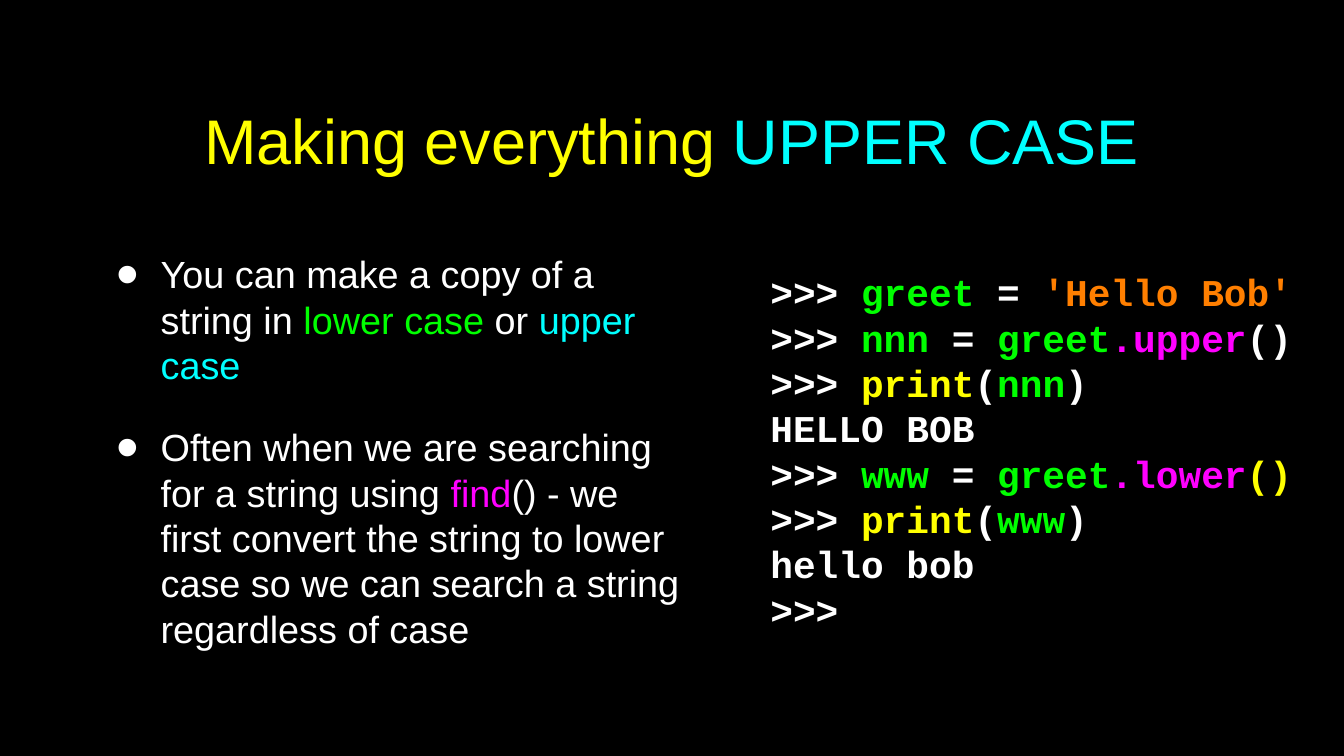
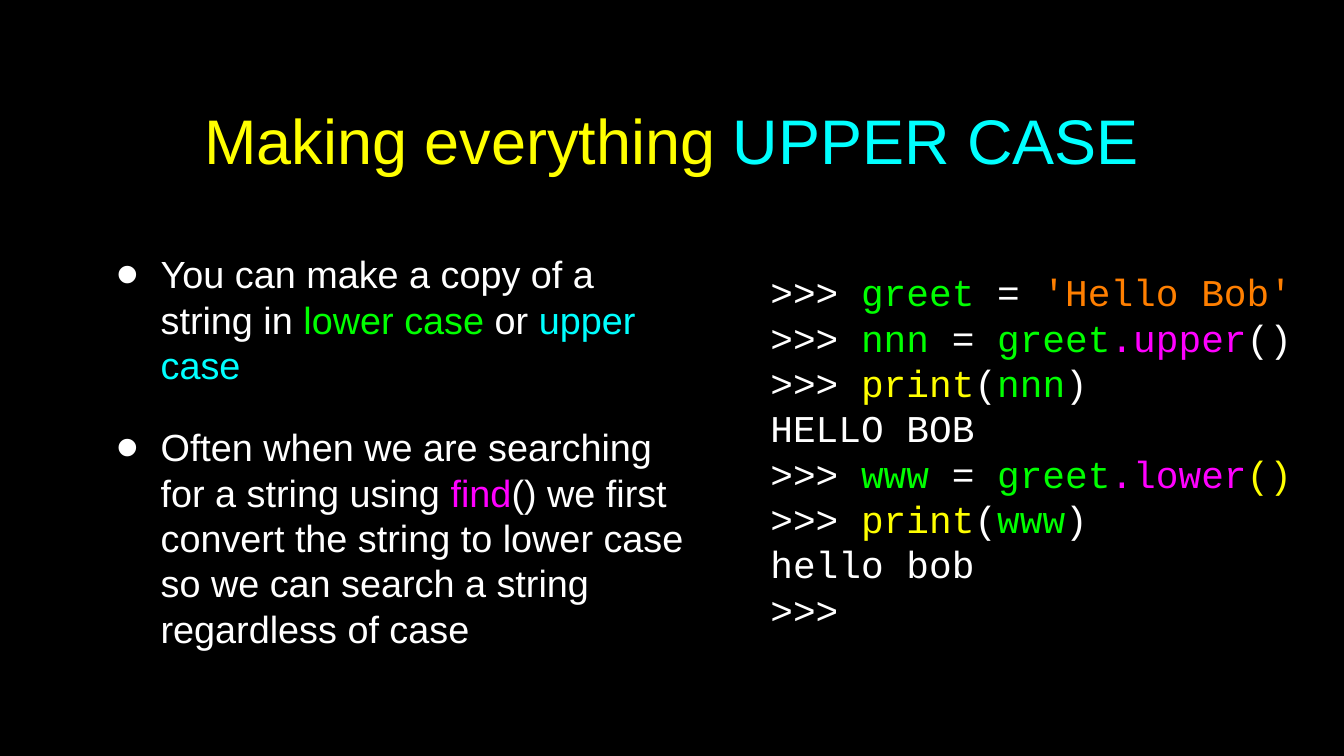
Before and after one commit to csev/py4e, a slide deck: slide 25 of lectures3/Pythonlearn-06-Strings.pptx. Drawn at 1344x756 pixels with LibreOffice and Linux fonts; fonts in the diff are those of the drawing. Boxes give left, top, right and bottom in pixels: in the first picture for what was removed or moved away, otherwise in the second. Text is boxed around its words. In the diff, an @@ line names an element or a change of style, - is before the commit and + after.

```diff
--- a/lectures3/Pythonlearn-06-Strings.pptx
+++ b/lectures3/Pythonlearn-06-Strings.pptx
@@ text ">>> greet = 'Hello Bob'" at <box>770,279,1292,579</box>: bold off @@
@@ text at <box>161,433,684,650</box>: text changed @@
-• Often when we are searching for a string using find() - we first convert the string to lower case so we can search a string regardless of case
+• Often when we are searching for a string using find() we first convert the string to lower case so we can search a string regardless of case
```
Also in this commit, not shown: 26 other slides changed, 2 other files.
